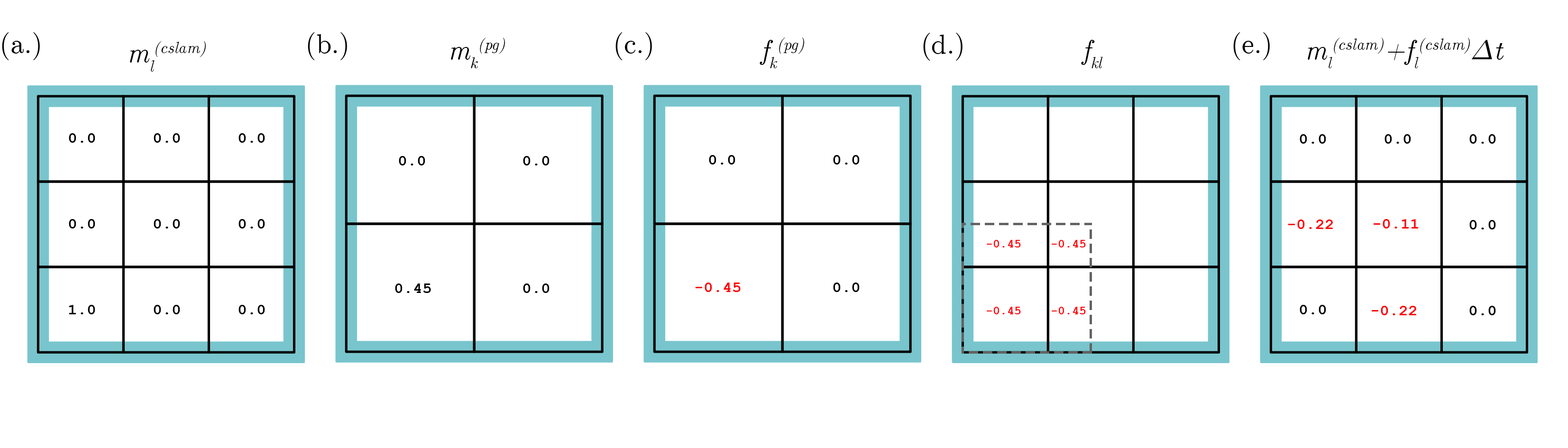
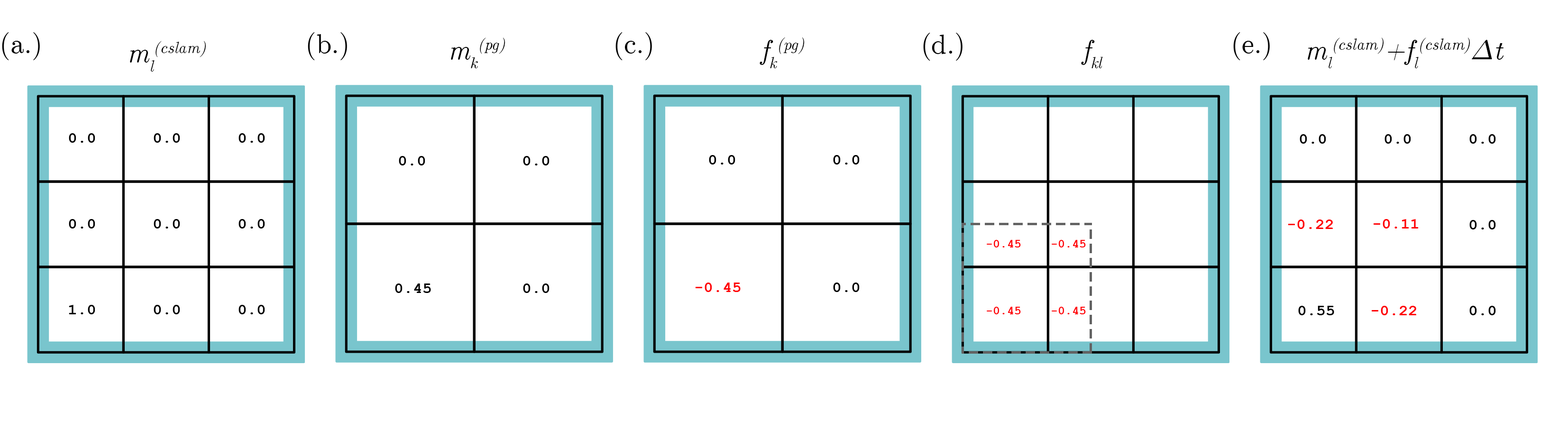
Revision of a layered 1568x448 image; what changed, layer by layer:
painted on "E-vals" over box(1298, 304, 1335, 316)
